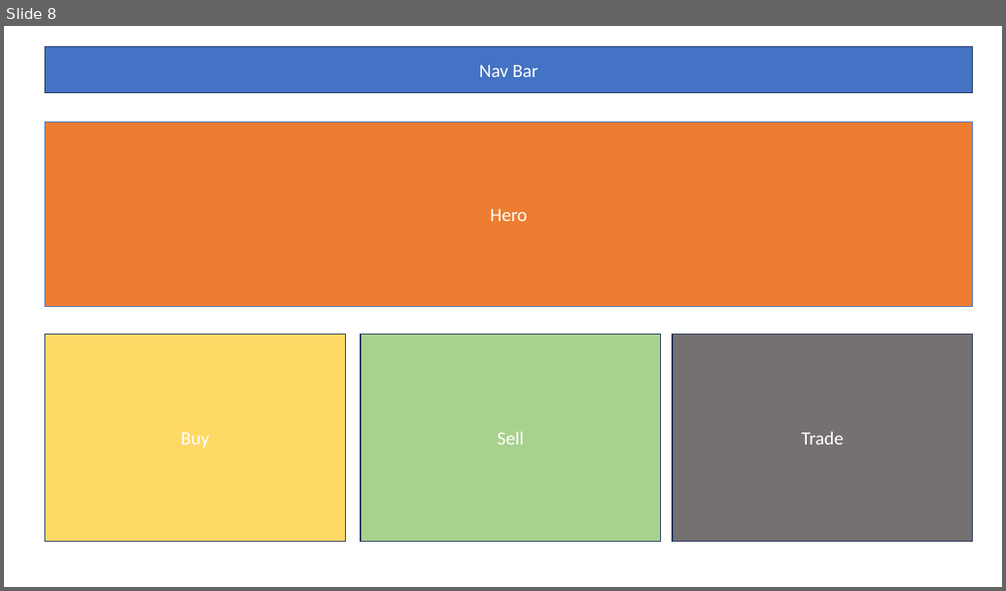
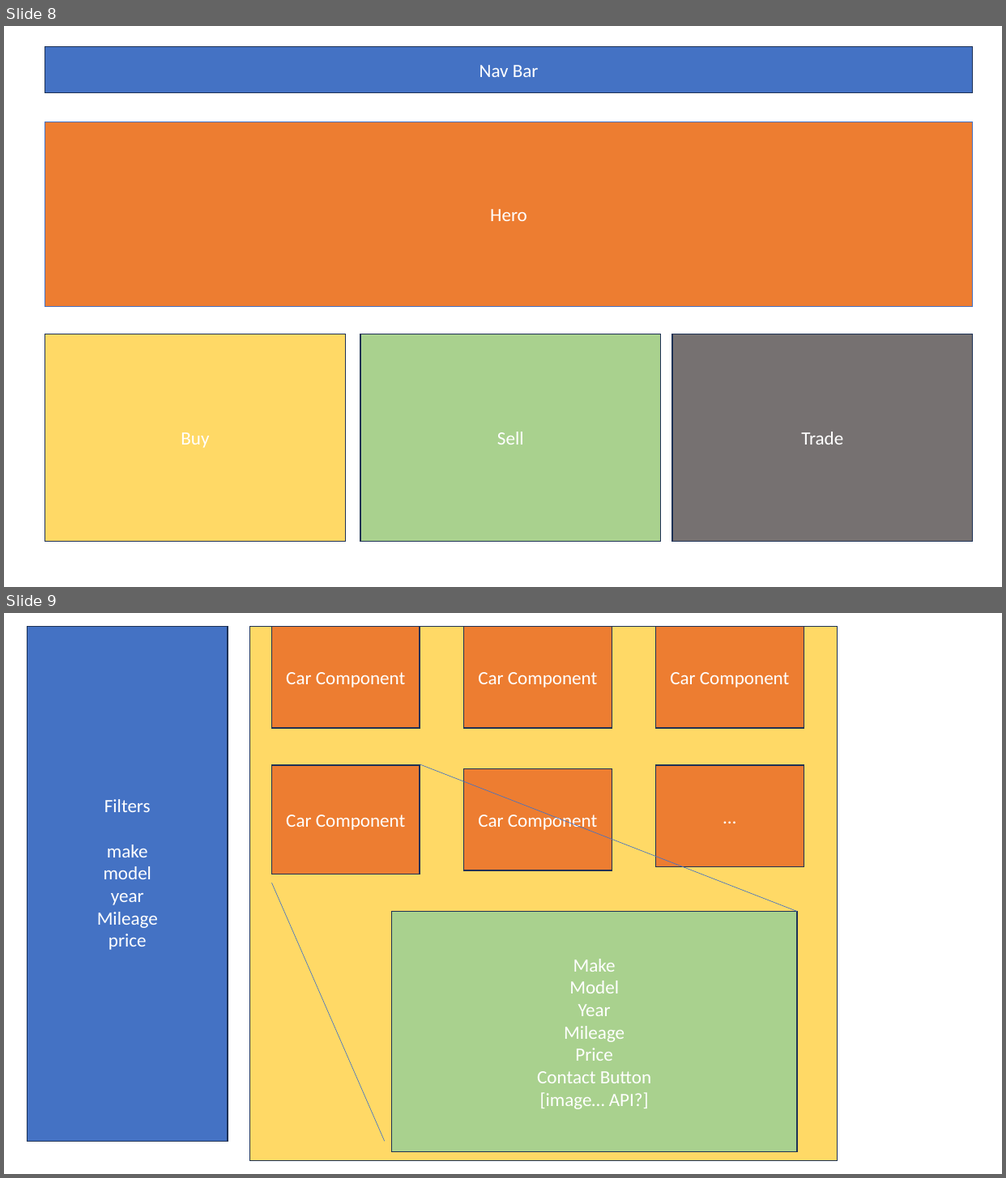
Before and after one commit to keira-mclean/capstone-cjk-be, a slide deck: Capstone3_CJK.pptx. Shown one above the other, each under a label of ours: slide 8 before the commit, slides 8 and 9 after it. The pictures are 1006x591 and 1006x1178 pixels, drawn with LibreOffice and Linux fonts; fonts in the diff are those of the drawing. Boxes give left, top, right and bottom in pixels: in the first picture for what was removed or moved away, otherwise in the second. Text is boxed around its words. In the diff, an @@ line names an element or a change of style, - is before the commit and + after.

```diff
--- a/Capstone3_CJK.pptx
+++ b/Capstone3_CJK.pptx
@@ slide 9 added at [4,613,1002,1174], background #FFFFFF @@
@@ rectangle added at [27,627,228,1142], fill #4472C4, outline #1E3256 1 pt, 18 pt, text #FFFFFF @@
+Filters
+make
+model
+year
+Mileage
+price
@@ rectangle added at [250,627,838,1161], fill #FFD966, outline #1E3256 1 pt @@
@@ rectangle added at [272,627,420,728], fill #ED7D31, outline #1E3256 1 pt, 18 pt, text #FFFFFF @@
+Car Component
@@ rectangle added at [463,627,612,728], fill #ED7D31, outline #1E3256 1 pt, 18 pt, text #FFFFFF @@
+Car Component
@@ rectangle added at [656,627,804,728], fill #ED7D31, outline #1E3256 1 pt, 18 pt, text #FFFFFF @@
+Car Component
@@ rectangle added at [272,766,420,875], fill #ED7D31, outline #1E3256 1 pt, 18 pt, text #FFFFFF @@
+Car Component
@@ line added from (420, 764) to (798, 912), #4472C4 0.5 pt @@
@@ rectangle added at [463,769,612,871], fill #ED7D31, outline #1E3256 1 pt, 18 pt, text #FFFFFF @@
+Car Component
@@ rectangle added at [656,766,804,867], fill #ED7D31, outline #1E3256 1 pt, 18 pt, text #FFFFFF @@
+…
@@ line added from (272, 884) to (385, 1142), #4472C4 0.5 pt @@
@@ rectangle added at [392,912,798,1152], fill #A9D18E, outline #1E3256 1 pt, 18 pt, text #FFFFFF @@
+Make
+Model
+Year
+Mileage
+Price
+Contact Button
+[image… API?]
```
Also in this commit, not shown: 3 other files.
